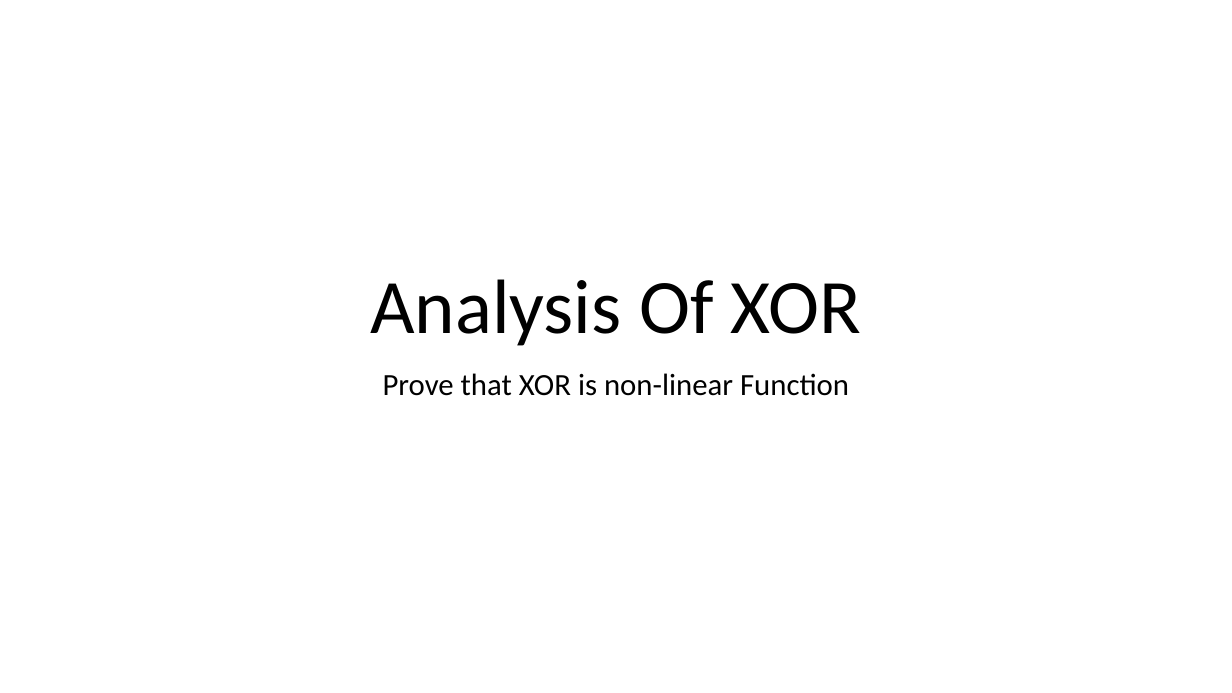
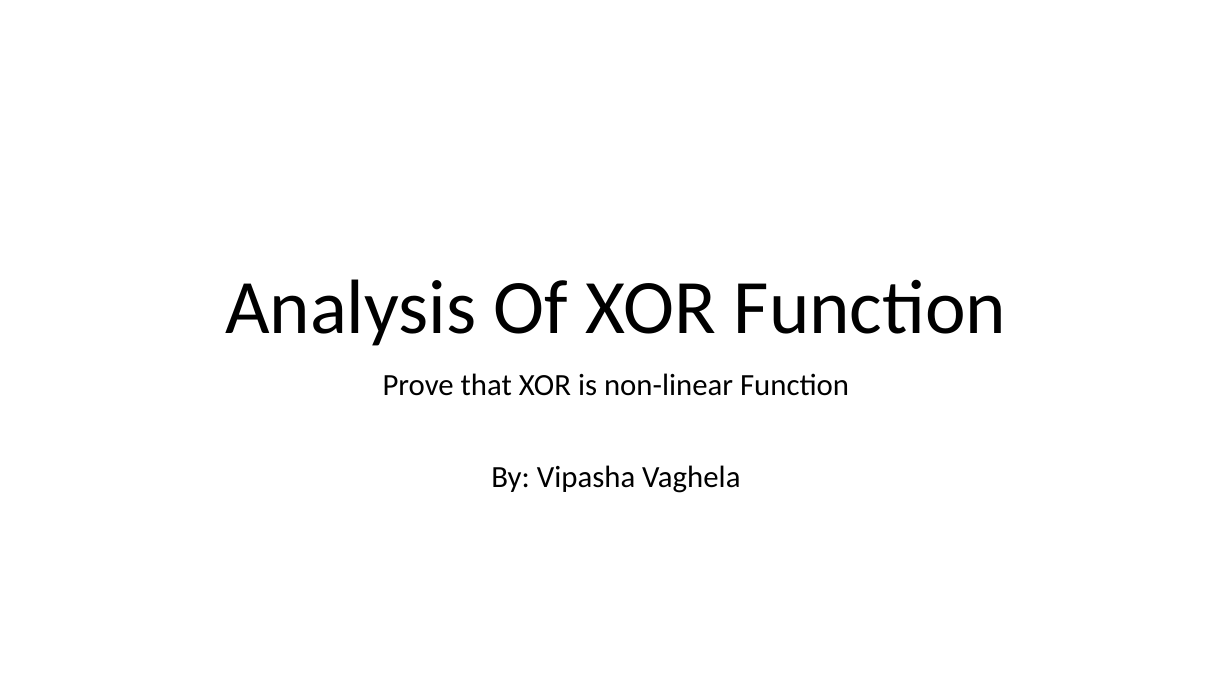
Before and after one commit to vipashaaV321/AI-Assignments, a slide deck: slide 1 of Analysis Of XOR.pptx. Drawn at 1232x693 pixels with LibreOffice and Linux fonts; fonts in the diff are those of the drawing. Boxes give left, top, right and bottom in pixels: in the first picture for what was removed or moved away, otherwise in the second. Text is boxed around its words. In the diff, an @@ line names an element or a change of style, - is before the commit and + after.

Commit message:
HW-XOR

```diff
--- a/Analysis Of XOR.pptx
+++ b/Analysis Of XOR.pptx
@@ title at bbox=[225, 279, 1007, 346]: text changed @@
-Analysis Of XOR
+Analysis Of XOR Function
@@ subtitle at bbox=[491, 465, 740, 493]: paragraph added @@
+By: Vipasha Vaghela
```
